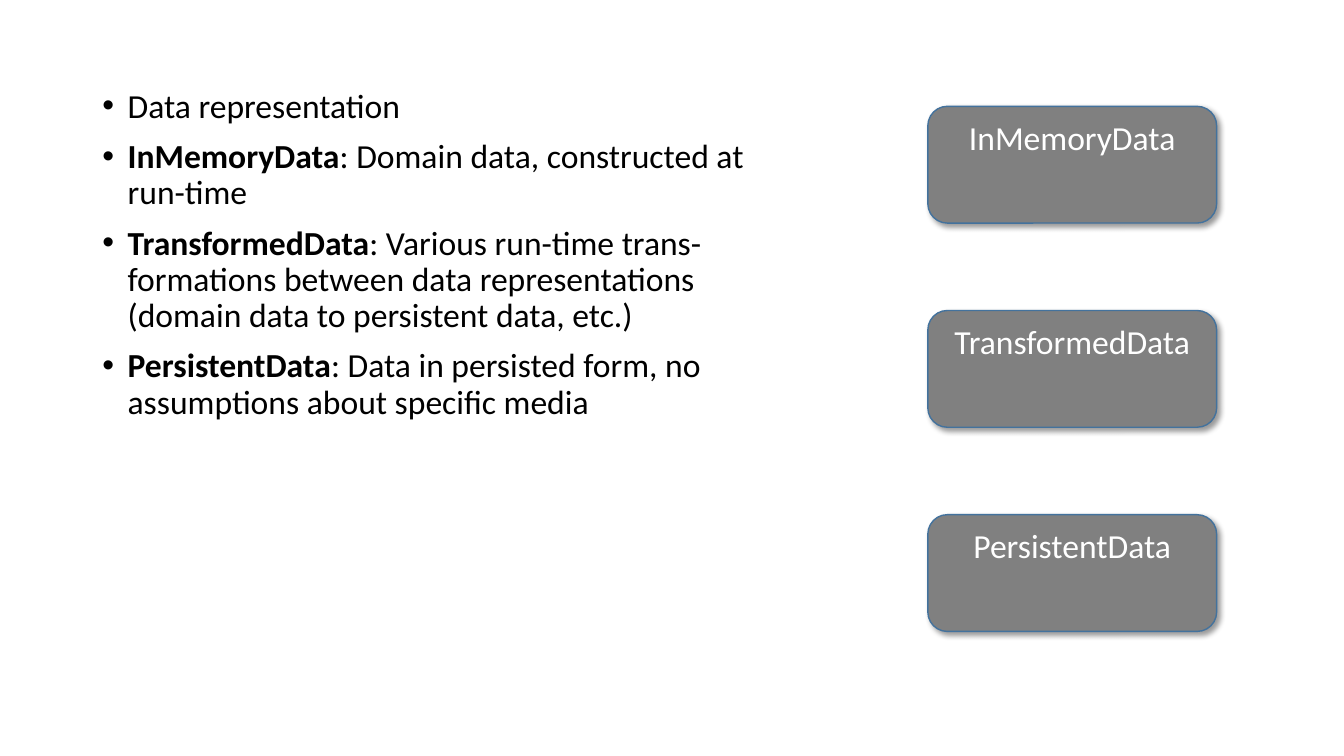
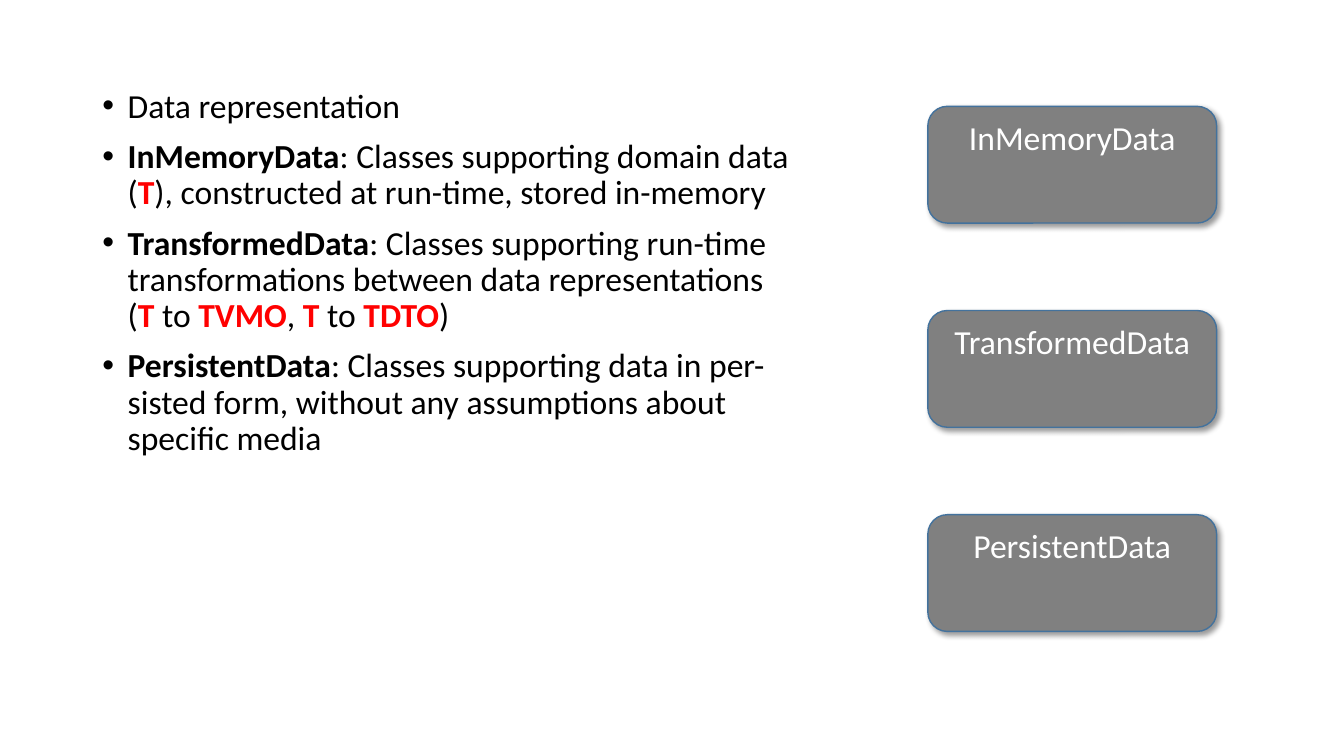
Before and after one commit to perl-easj/Teaching-materials, a slide deck: slide 24 of CSharpProgramming/Presentations/MVVMStarter Class Library.pptx (slide 16 before the commit). Drawn at 1344x756 pixels with LibreOffice and Linux fonts; fonts in the diff are those of the drawing. Boxes give left, top, right and bottom in pixels: in the first picture for what was removed or moved away, otherwise in the second. Text is boxed around its words. In the diff, an @@ line names an element or a change of style, - is before the commit and + after.

Commit message:
Added more explanatory text and illustrations, still WIP
Added more explanatory text and illustrations, still WIP

```diff
--- a/CSharpProgramming/Presentations/MVVMStarter Class Library.pptx
+++ b/CSharpProgramming/Presentations/MVVMStarter Class Library.pptx
@@ text at box(128, 144, 788, 456): text changed @@
-• InMemoryData: Domain data, constructed at run-time
-• TransformedData: Various run-time trans-formations between data representations (domain data to persistent data, etc.)
-• PersistentData: Data in persisted form, no assumptions about specific media
+• InMemoryData: Classes supporting domain data (T), constructed at run-time, stored in-memory
+• TransformedData: Classes supporting run-time transformations between data representations (T to TVMO, T to TDTO)
+• PersistentData: Classes supporting data in per-sisted form, without any assumptions about specific media
```
Also in this commit, not shown: 33 other slides changed, 44 slides added, 8 slides removed.
